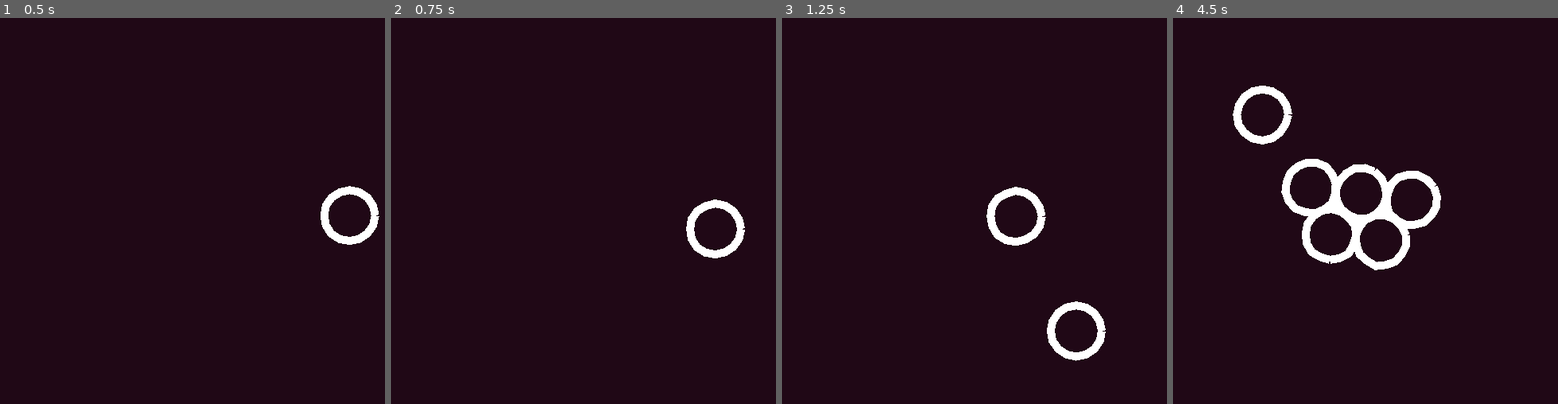
Above: before the commit, frames 1-4 (left to right).
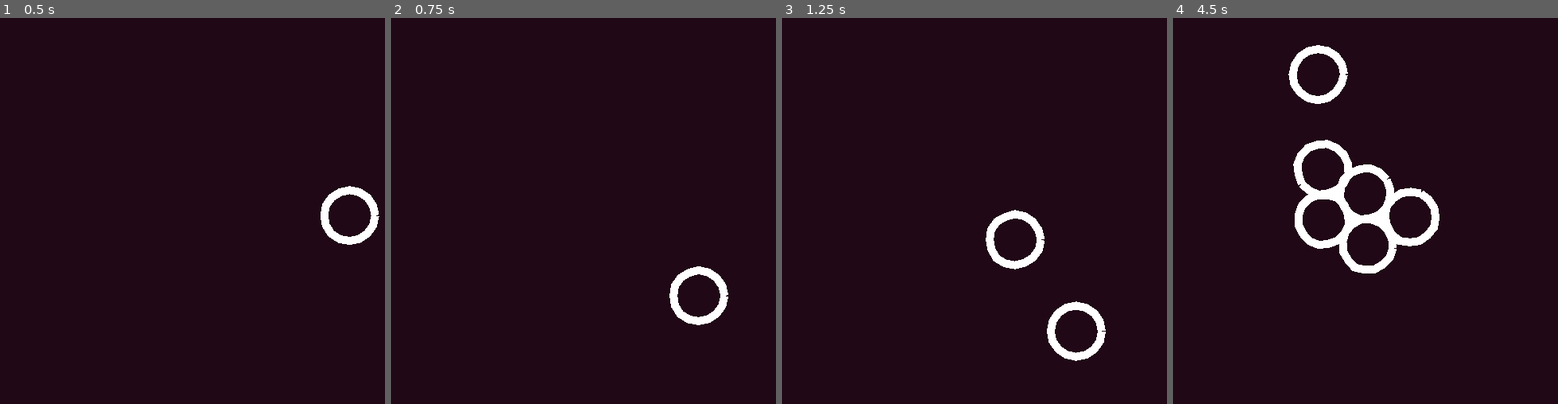
Above: after the commit, the same moments.

Repository: derukaeru/atom-keys
Game: Godot game, scene res://scenes/main/main.tscn
Two runs of this game, one before a commit and one after it. Both use one fixed random seed, a clock stepped at 60 frames per second and the inputs below.
Inputs:
- Up to frame 1 (0.5 s): no input
- Up to frame 2 (0.75 s): tap Enter at 0.5 s; hold Right from 0.53 s (still down); tap Space (interact) at 0.6 s
- Up to frame 3 (1.25 s): keep holding Right
- Up to frame 4 (4.5 s): release Right at 1.28 s; hold Down 1.28-2.03 s; tap Space (interact) at 1.35, 2.3, 3.05, 3.6, 4.35 s; hold Right 2.03-2.78 s; tap Alt at 2.1 s; hold Up 2.78-3.53 s; tap Shift at 2.85 s; hold Left from 3.53 s (still down)

Frame 1 is identical in both runs. In frame 2, 1.7% of the frame differs, in the area x 72-92%, y 47-80%; in frame 3, 1.5%; in frame 4, 6.3%, in the area x 15-70%, y 7-67%.

Commit message:
yo im gonna crash out this goddamn bug

Diff:
--- a/scenes/main/main.gd
+++ b/scenes/main/main.gd
@@ -31,6 +31,7 @@
 
 	current_atom.shot = true
 	current_atom.reparent(atoms)
+	current_atom.global_position = atom_container.global_position
 
 	current_atom.set_collision_layer_value(1, true)
 	current_atom.set_collision_mask_value(1, true)
@@ -47,8 +48,4 @@
 		atom = load(Registry.UID.atom).instantiate()
 
 	atom.atom_center = atom_pivot.global_position
-
-	atom.position = Vector2.ZERO
-	atom.global_position = Vector2.ZERO
-
 	atom_container.add_child(atom)
--- a/scenes/objects/atom.gd
+++ b/scenes/objects/atom.gd
@@ -35,10 +35,8 @@
 	var pts: Array = []
 	for s in springs:
 		pts.append(s.position)
-
 	if pts.size() > 0:
 		pts.append(pts[0])
-
 	line2d.points = pts
 
 	if shot:
@@ -51,6 +49,5 @@
 func _on_body_entered(body: Node2D) -> void:
 	if body is Atom:
 		if body.index != index or body.element_name == "neutrino": return
-
 		if body.shot and shot:
 			body.queue_free()
